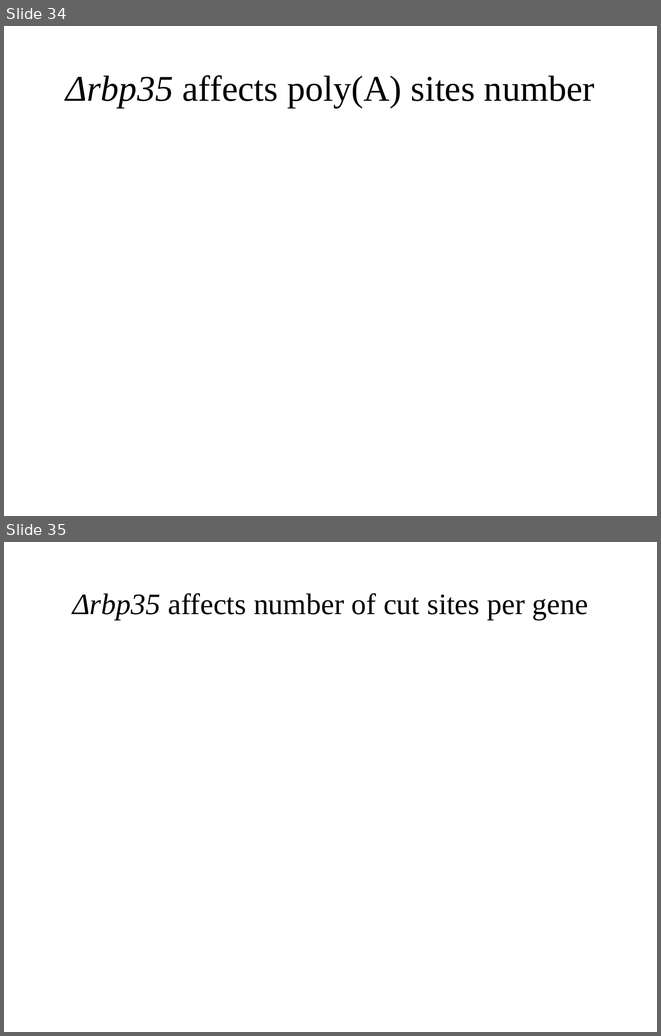
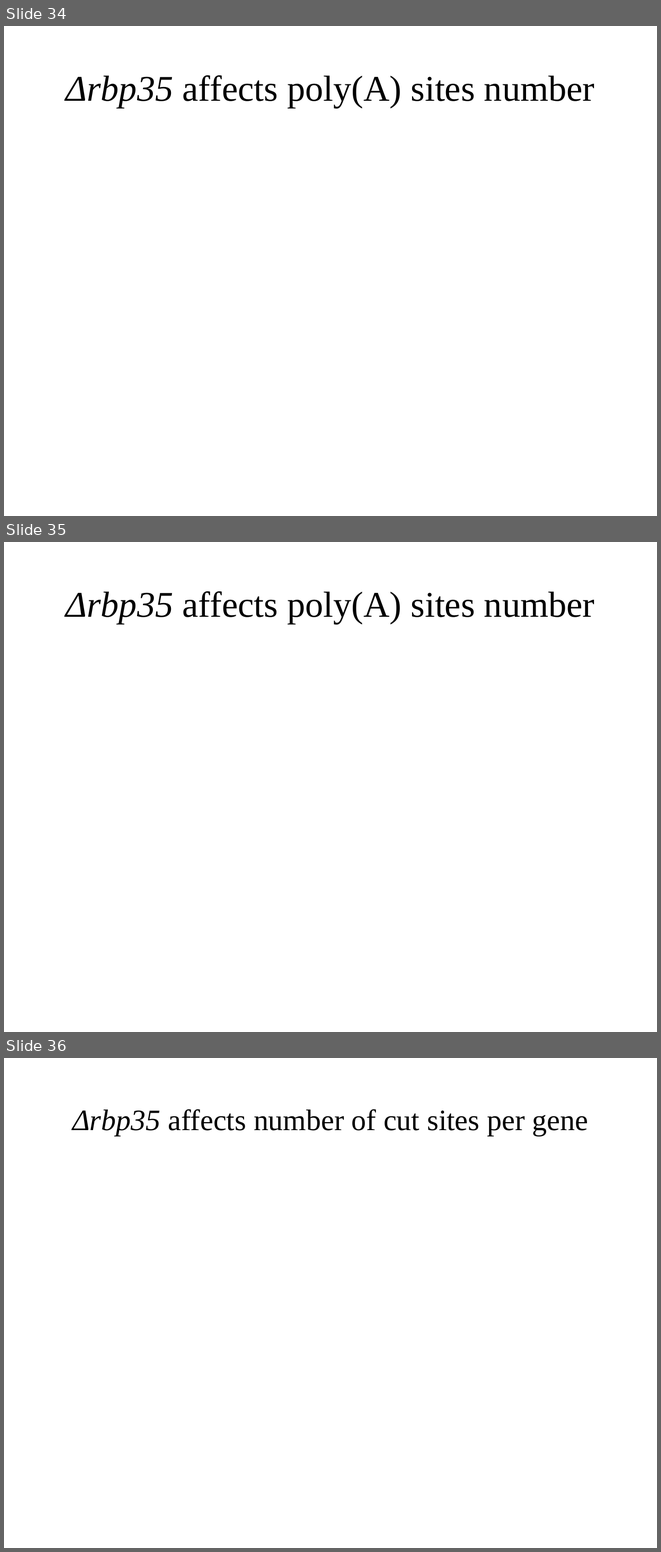
Before and after one commit to wilkinsonlab/m-oryzae-polya, a slide deck: doc/version_21_test/oryzae_presentation.odp. Shown one above the other, each under a label of ours: slides 34 and 35 before the commit, slides 34, 35 and 36 after it. The pictures are 661x1036 and 661x1552 pixels, drawn with LibreOffice and Linux fonts; fonts in the diff are those of the drawing. Boxes give left, top, right and bottom in pixels: in the first picture for what was removed or moved away, otherwise in the second. Text is boxed around its words. In the diff, an @@ line names an element or a change of style, - is before the commit and + after.

Commit message:
new polyA extract

```diff
--- a/doc/version_21_test/oryzae_presentation.odp
+++ b/doc/version_21_test/oryzae_presentation.odp
@@ slide 35 added at (x1=4, y1=542, x2=657, y2=1032), background #FFFFFF @@
@@ title added at (x1=65, y1=591, x2=595, y2=624), 44 pt, text #000000 @@
+Δrbp35 affects poly(A) sites number
@@ what was slide 35 is now slide 36 @@
```
Also in this commit, not shown: 29 slides changed, 1 other slide added, 1 slide removed, 6 other files.
